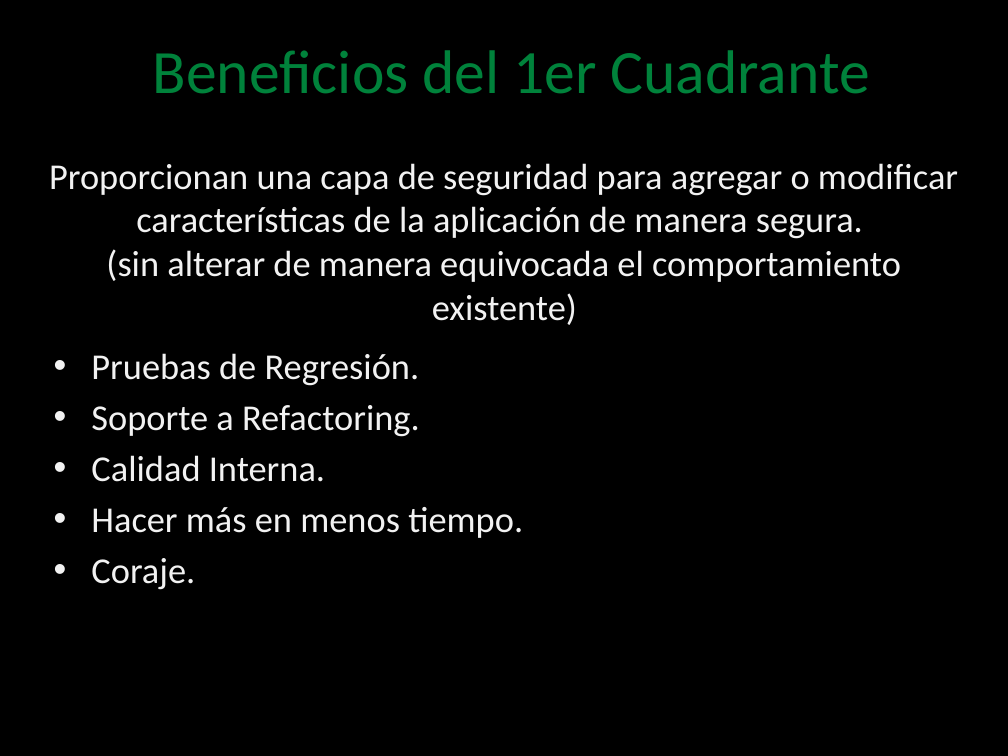
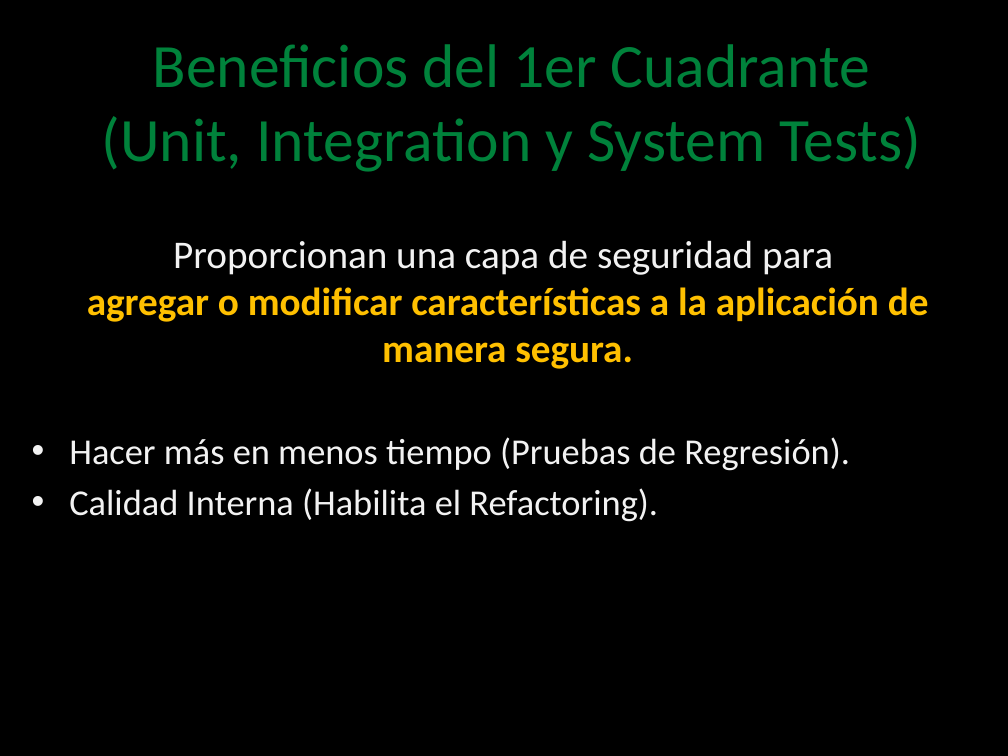
Before and after one commit to angelnunezsalazar/Test-Automation-NET, a slide deck: slide 7 of Diapositivas/0. Test Automation.pptx. Drawn at 1008x756 pixels with LibreOffice and Linux fonts; fonts in the diff are those of the drawing; background and template pictures are left out. Boxes give left, top, right and bottom in pixels: in the first picture for what was removed or moved away, otherwise in the second. Text is boxed around its words. In the diff, an @@ line names an element or a change of style, - is before the commit and + after.

```diff
--- a/Diapositivas/0. Test Automation.pptx
+++ b/Diapositivas/0. Test Automation.pptx
@@ title at box(102, 44, 921, 172): text changed @@
-Beneficios del 1er Cuadrante
+Beneficios del 1er Cuadrante
+(Unit, Integration y System Tests)
@@ text removed at box(49, 163, 958, 282) @@
-Proporcionan una capa de seguridad para agregar o modificar características de la aplicación de manera segura.
-(sin alterar de manera equivocada el comportamiento existente)
@@ text added at box(69, 240, 929, 522), 28 pt, text #F2F2F2 @@
+Proporcionan una capa de seguridad para
+agregar o modificar características a la aplicación de manera segura.
+• Hacer más en menos tiempo (Pruebas de Regresión).
+• Calidad Interna (Habilita el Refactoring).
@@ text removed at box(91, 353, 523, 590) @@
-• Pruebas de Regresión.
-• Soporte a Refactoring.
-• Calidad Interna.
-• Hacer más en menos tiempo.
-• Coraje.
```
Also in this commit, not shown: 4 other slides changed, 1 other file.
